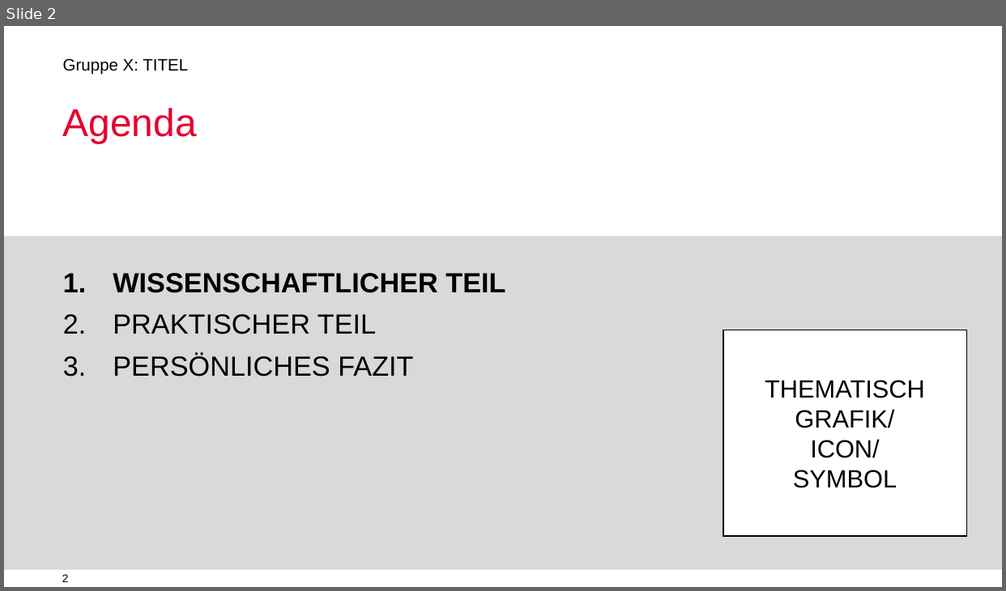
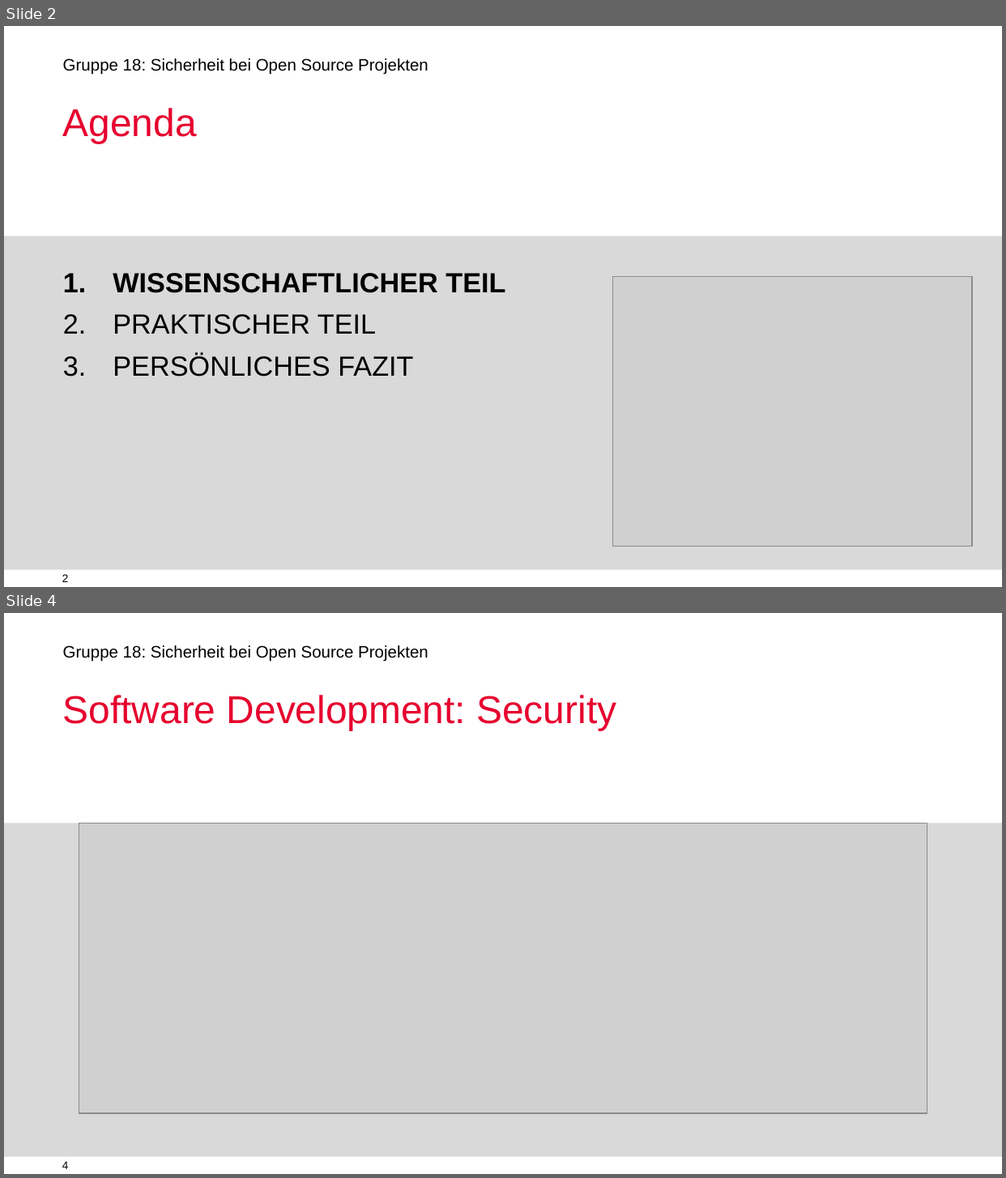
Before and after one commit to jimyouare/digitalenachhaltigkeit, a slide deck: Vortrag/VORLAGE Gruppenpraesentationen(1).pptx. Shown one above the other, each under a label of ours: slide 2 before the commit, slides 2 and 4 after it; the slides between them are not shown. The pictures are 1006x591 and 1006x1178 pixels, drawn with LibreOffice and Linux fonts; fonts in the diff are those of the drawing; grey boxes stand for pictures; background and template pictures are left out. Boxes give left, top, right and bottom in pixels: in the first picture for what was removed or moved away, otherwise in the second. Text is boxed around its words. In the diff, an @@ line names an element or a change of style, - is before the commit and + after.

```diff
--- a/Vortrag/VORLAGE Gruppenpraesentationen(1).pptx
+++ b/Vortrag/VORLAGE Gruppenpraesentationen(1).pptx
@@ slide 4 added at [4,613,1002,1174], background #FFFFFF; not listed: 3 template elements that a slide beside it also shows @@
@@ title added at [63,695,616,730], 28 pt, text #E6002E @@
+Software Development: Security
@@ picture added at [79,823,927,1113] @@
@@ slide 2 changed as well @@
@@ text at [63,58,428,75]: text changed @@
-Gruppe X: TITEL
+Gruppe 18: Sicherheit bei Open Source Projekten
@@ picture added at [613,276,972,546] @@
@@ rectangle removed at [722,331,966,536] @@
-THEMATISCH GRAFIK/
-ICON/
-SYMBOL
```
Also in this commit, not shown: 3 other slides changed, 9 other slides added, 7 slides removed, 5 other files.
